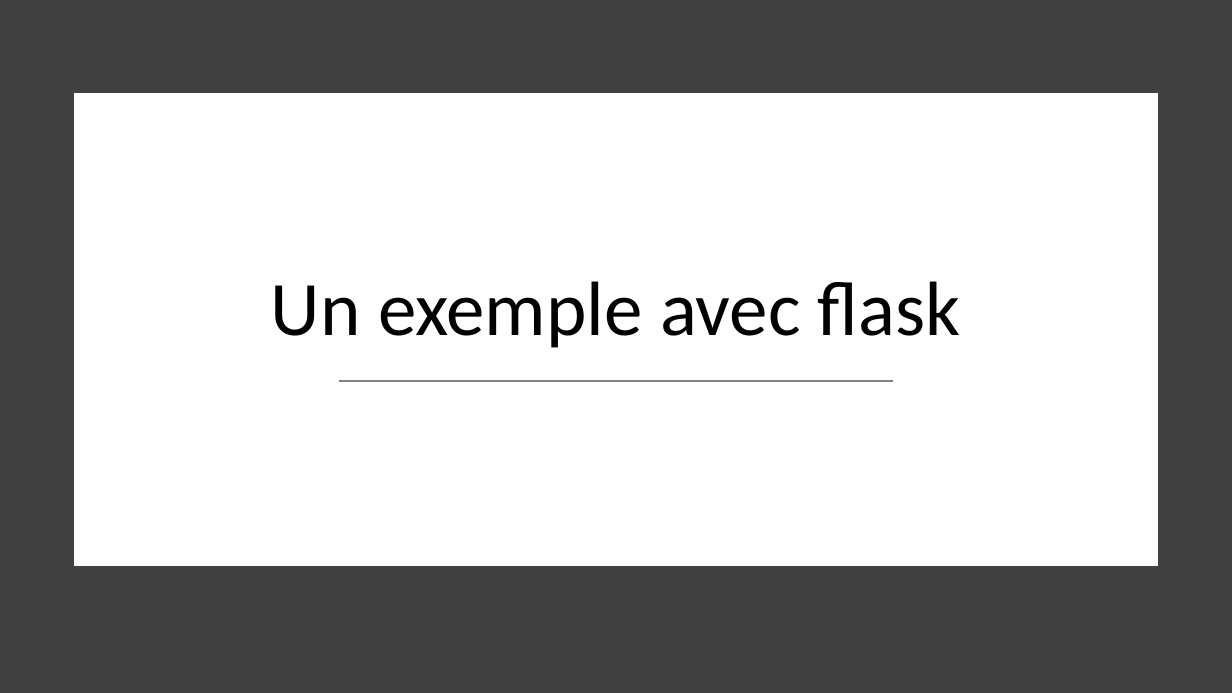
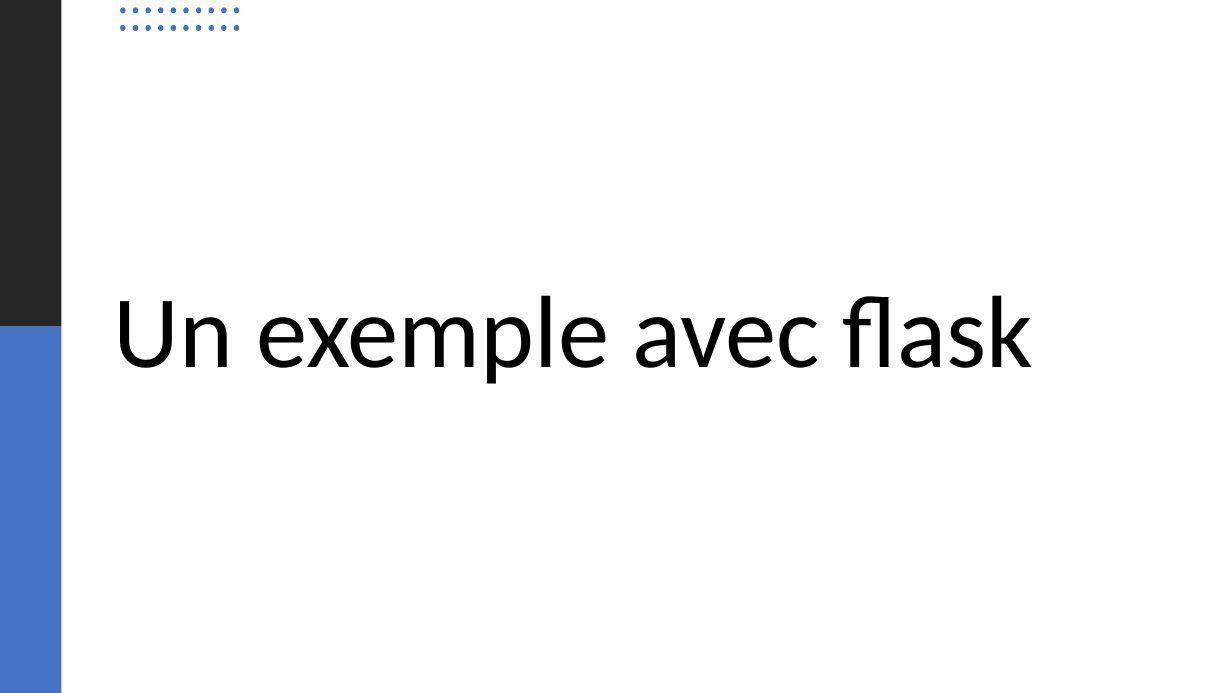
Before and after one commit to lukihd/Labo-Cloud-2020-2021, a slide deck: slide 12 of cours/docker/DOCKER.pptx (slide 13 before the commit). Drawn at 1232x693 pixels with LibreOffice and Linux fonts; fonts in the diff are those of the drawing. Boxes give left, top, right and bottom in pixels: in the first picture for what was removed or moved away, otherwise in the second. Text is boxed around its words. In the diff, an @@ line names an element or a change of style, - is before the commit and + after.

```diff
--- a/cours/docker/DOCKER.pptx
+++ b/cours/docker/DOCKER.pptx
@@ rectangle removed at [0, 0, 1232, 693] @@
@@ rectangle added at [0, 0, 61, 327], fill #262626 @@
@@ group added at [120, 7, 239, 30]: 20 ellipses @@
@@ rectangle removed at [80, 99, 1152, 559] @@
@@ title "Un exemple avec flask": place and size @@
-title "Un exemple avec flask" at [271, 281, 961, 348]
+title "Un exemple avec flask" at [114, 295, 1033, 384]
@@ title "Un exemple avec flask" at [114, 295, 1033, 384]: size 60 to 80 pt; alignment centre to left @@
@@ rectangle added at [0, 327, 61, 693], fill #4472C4 @@
@@ line removed from (339, 381) to (894, 381) @@
```
Also in this commit, not shown: 3 other slides changed, 2 slides added, 4 slides removed, 1 other file.
